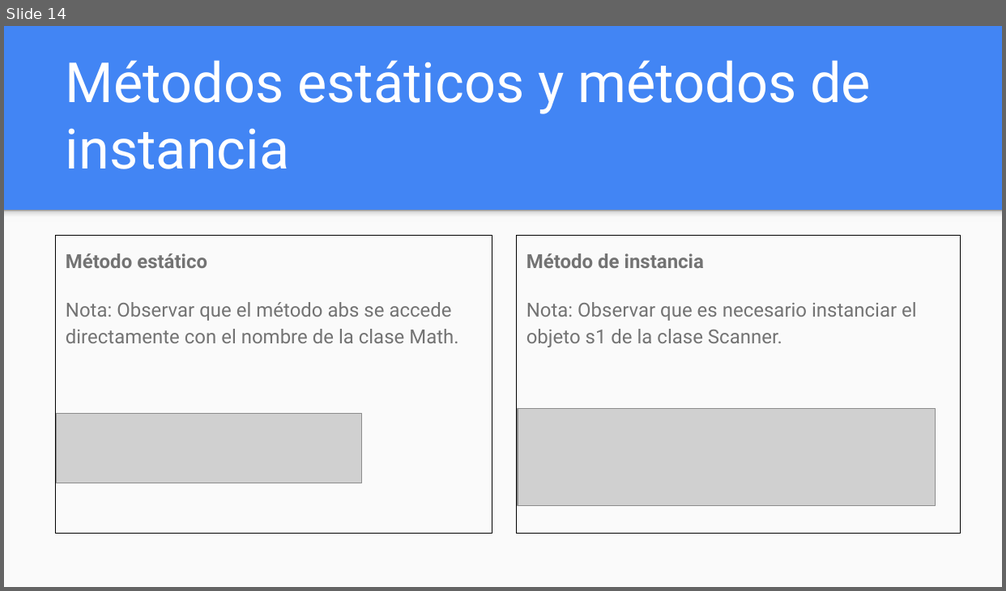
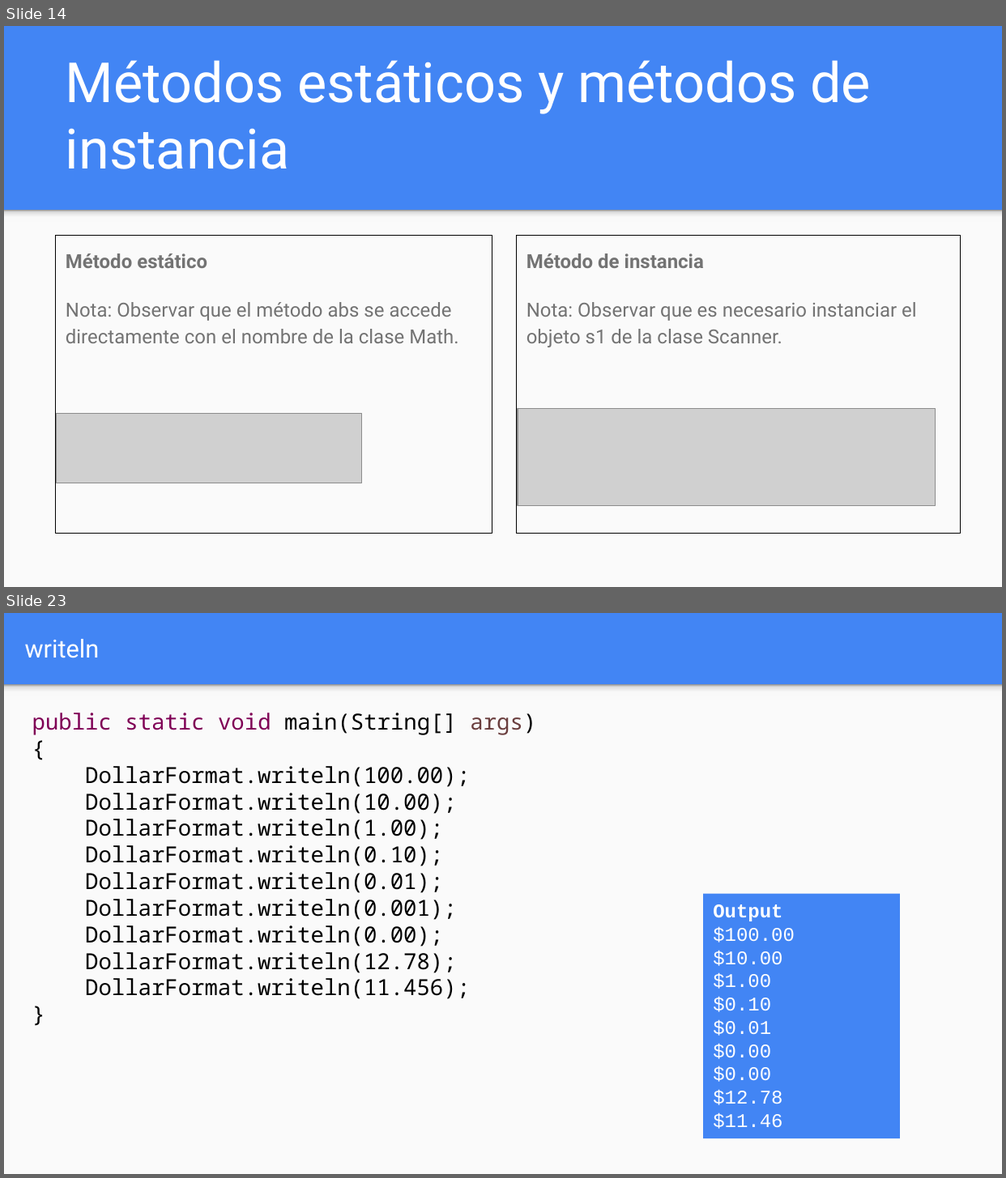
Before and after one commit to OMardil/INFO2, a slide deck: MOD06_Variables_y_metodos_estaticos/01 Presentacion/INFO2_MOD06-Variables_y_metodos_estaticos.pptx. Shown one above the other, each under a label of ours: slide 14 before the commit, slides 14 and 23 after it; the slides between them are not shown. The pictures are 1006x591 and 1006x1178 pixels, drawn with LibreOffice and Linux fonts; fonts in the diff are those of the drawing; grey boxes stand for pictures. Boxes give left, top, right and bottom in pixels: in the first picture for what was removed or moved away, otherwise in the second. Text is boxed around its words. In the diff, an @@ line names an element or a change of style, - is before the commit and + after.

Commit message:
Update Static methods MOD06

```diff
--- a/MOD06_Variables_y_metodos_estaticos/01 Presentacion/INFO2_MOD06-Variables_y_metodos_estaticos.pptx
+++ b/MOD06_Variables_y_metodos_estaticos/01 Presentacion/INFO2_MOD06-Variables_y_metodos_estaticos.pptx
@@ slide 23 added at box(4, 613, 1002, 1174), background #4285F4 @@
@@ title added at box(25, 639, 100, 658), 18 pt, text #FFFFFF @@
+writeln
@@ rectangle added at box(4, 685, 1002, 1174), fill #FAFAFA @@
@@ rectangle added at box(4, 685, 1002, 696), fill gradient #F9F9F9 to #DEDEDE to #999999 @@
@@ text added at box(32, 713, 536, 999), 16 pt, text #000000 @@
+public static void main(String[] args) {
+DollarFormat.writeln(100.00);
+DollarFormat.writeln(10.00);
+DollarFormat.writeln(1.00);
+DollarFormat.writeln(0.10);
+DollarFormat.writeln(0.01);
+DollarFormat.writeln(0.001);
+DollarFormat.writeln(0.00);
+DollarFormat.writeln(12.78);
+DollarFormat.writeln(11.456);
+}
@@ rectangle added at box(704, 893, 900, 1139), fill #4285F4, 14 pt, text #FFFFFF @@
+Output
+$100.00
+$10.00
+$1.00
+$0.10
+$0.01
+$0.00
+$0.00
+$12.78
+$11.46
```
Also in this commit, not shown: 14 slides changed, 3 other slides added, 3 slides removed, 22 other files.
